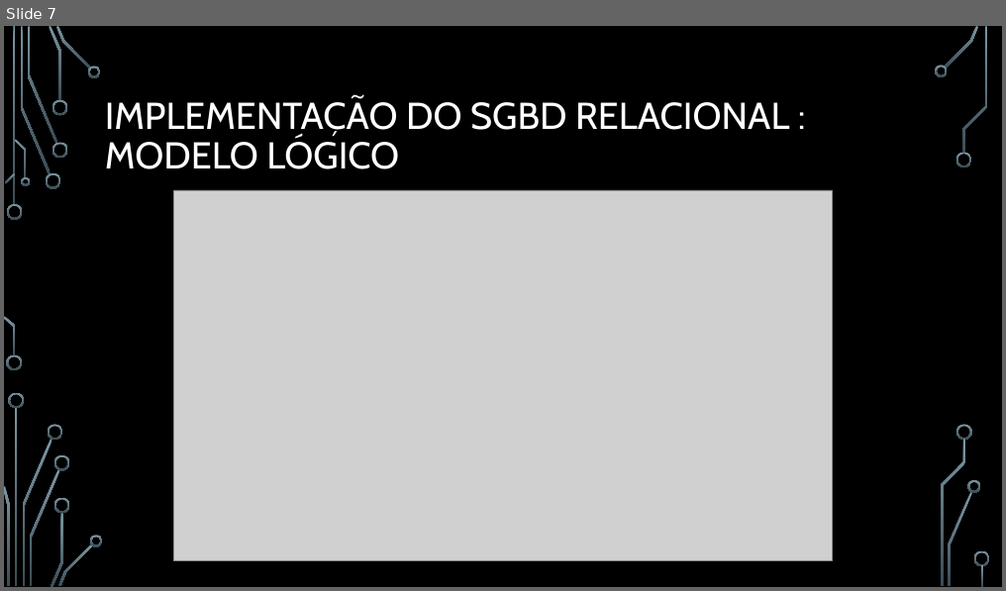
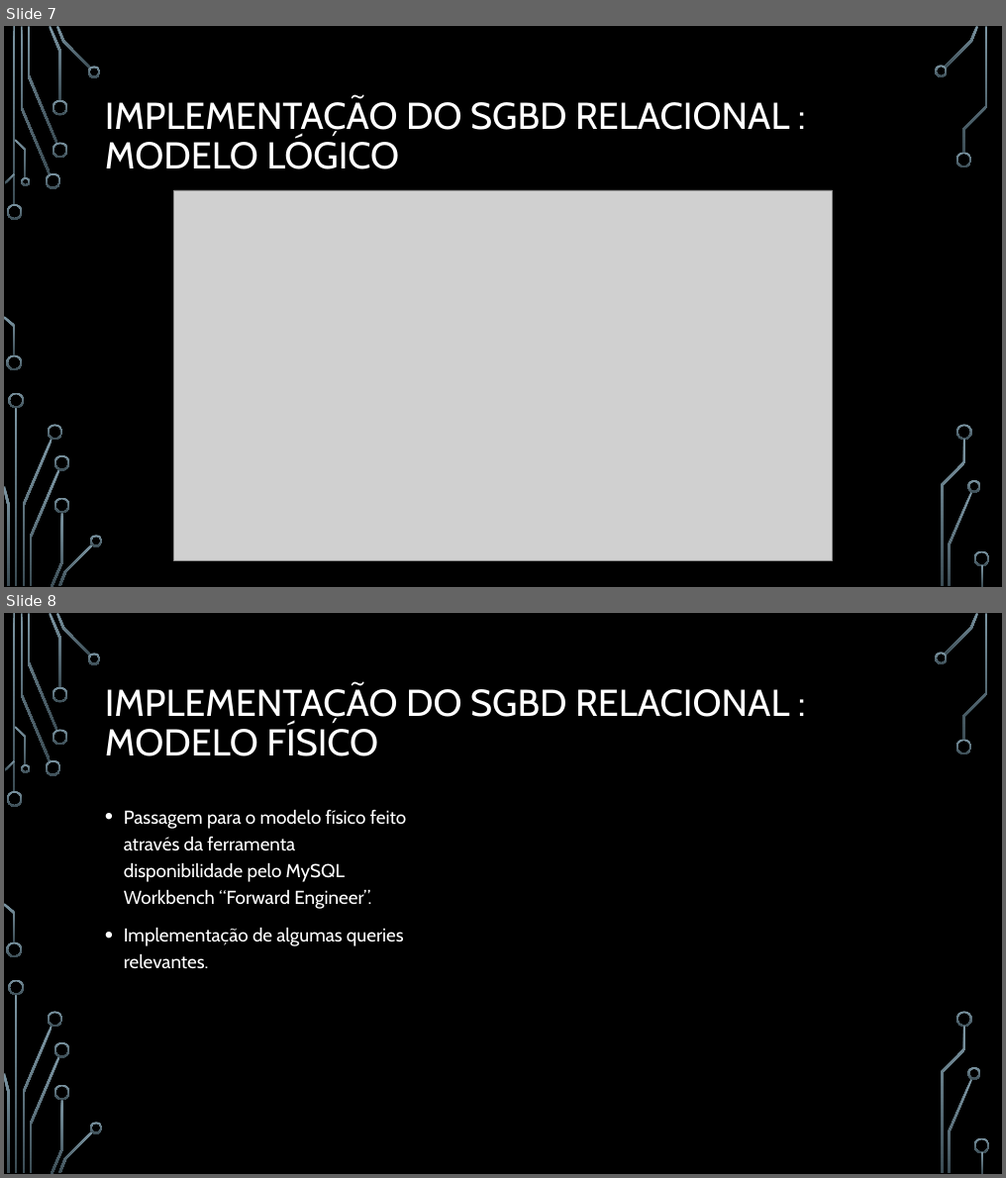
Before and after one commit to nelson31/BD1920, a slide deck: relatorio/Presentation/presentation.pptx. Shown one above the other, each under a label of ours: slide 7 before the commit, slides 7 and 8 after it. The pictures are 1006x591 and 1006x1178 pixels, drawn with LibreOffice and Linux fonts; fonts in the diff are those of the drawing; grey boxes stand for pictures; background and template pictures are left out. Boxes give left, top, right and bottom in pixels: in the first picture for what was removed or moved away, otherwise in the second. Text is boxed around its words. In the diff, an @@ line names an element or a change of style, - is before the commit and + after.

```diff
--- a/relatorio/Presentation/presentation.pptx
+++ b/relatorio/Presentation/presentation.pptx
@@ slide 8 added at (4, 613, 1002, 1174), background picture (left out); not listed: 36 template elements that a slide beside it also shows @@
@@ title added at (105, 684, 789, 757), 36 pt, text #FFFFFF @@
+IMPLEMENTAÇÃO DO SGBD RELACIONAL : MODELO FÍSICO
@@ text added at (124, 809, 406, 969), 18 pt, text #FFFFFF @@
+• Passagem para o modelo físico feito através da ferramenta disponibilidade pelo MySQL Workbench “Forward Engineer”.
+• Implementação de algumas queries relevantes.
```
Also in this commit, not shown: 5 other slides added.
